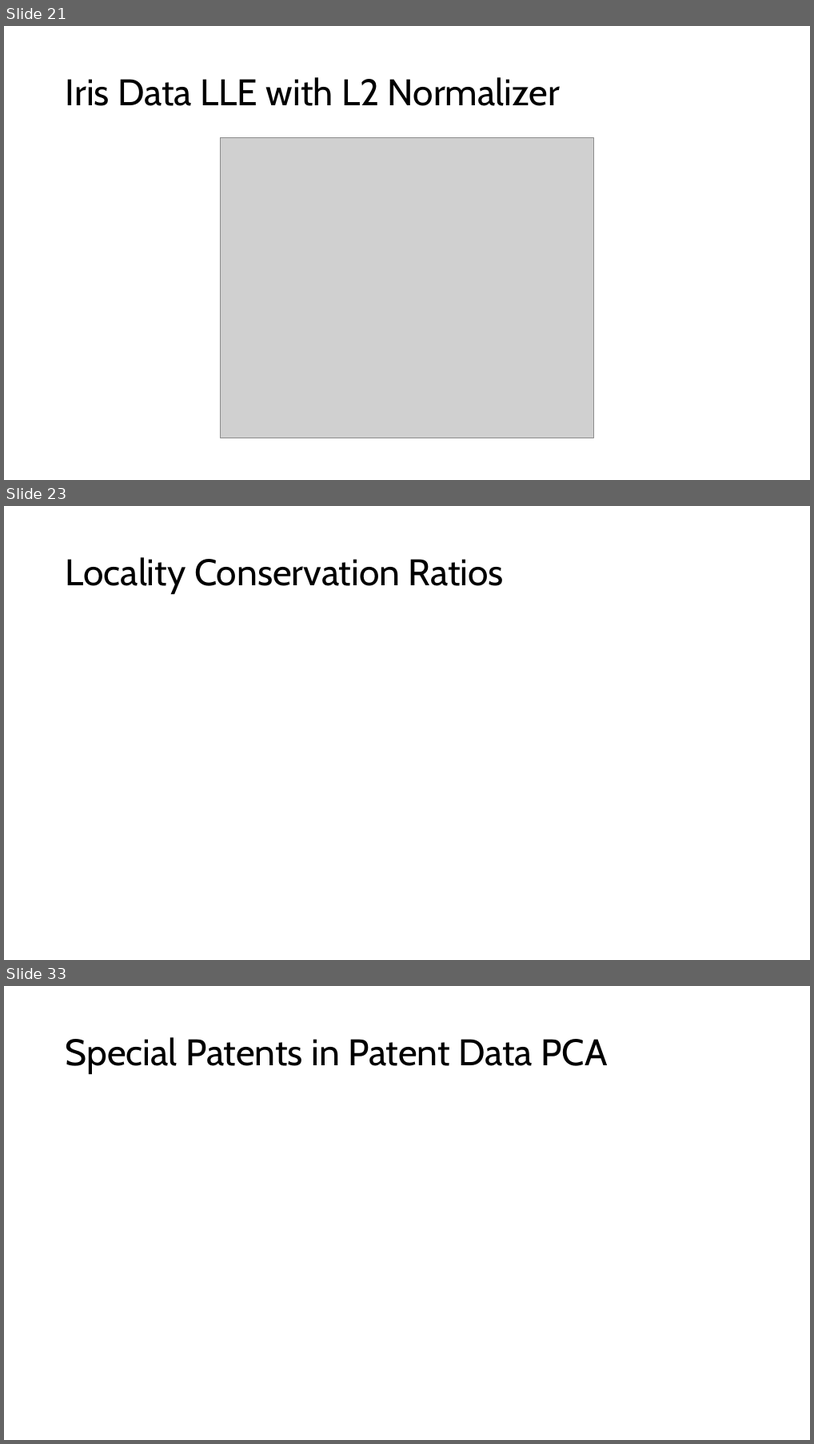
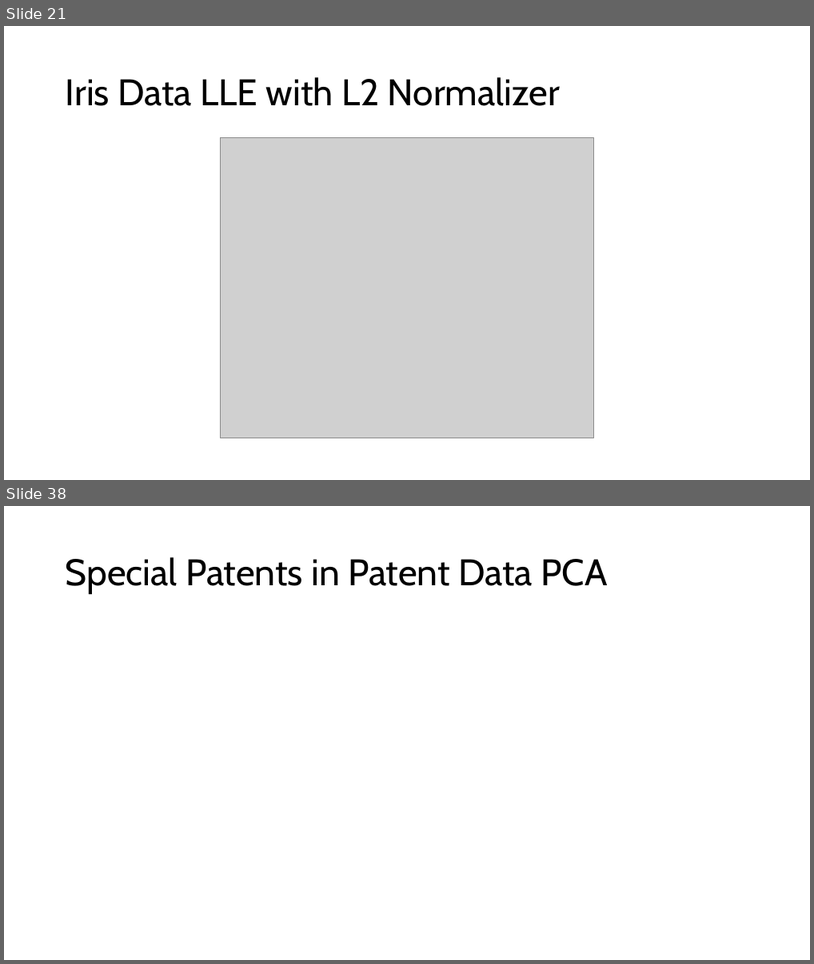
Before and after one commit to Brennan-Chan/Big-Data-Project-1, a slide deck: Deliverables/Big Data Project 1.pptx. Shown one above the other, each under a label of ours: slides 21, 23 and 33 before the commit, slides 21 and 38 after it; the slides between them are not shown. The pictures are 814x1444 and 814x964 pixels, drawn with LibreOffice and Linux fonts; fonts in the diff are those of the drawing; grey boxes stand for pictures. Boxes give left, top, right and bottom in pixels: in the first picture for what was removed or moved away, otherwise in the second. Text is boxed around its words. In the diff, an @@ line names an element or a change of style, - is before the commit and + after.

```diff
--- a/Deliverables/Big Data Project 1.pptx
+++ b/Deliverables/Big Data Project 1.pptx
@@ slide 23 removed at <box>4,506,810,960</box>, background #FFFFFF @@
@@ title removed at <box>66,557,504,594</box> @@
-Locality Conservation Ratios
@@ what was slide 33 is now slide 38 @@
```
Also in this commit, not shown: 2 slides changed, 15 slides added, 9 other slides removed, 3 other files.
